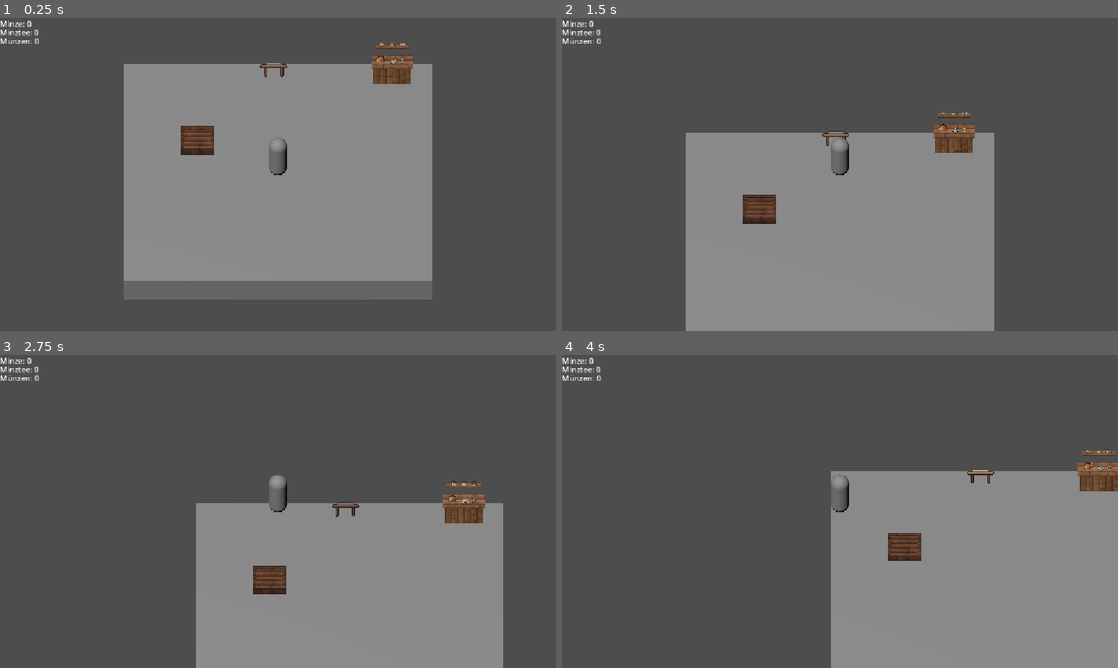
Above: before the commit, frames 1-4 (two rows, left to right).
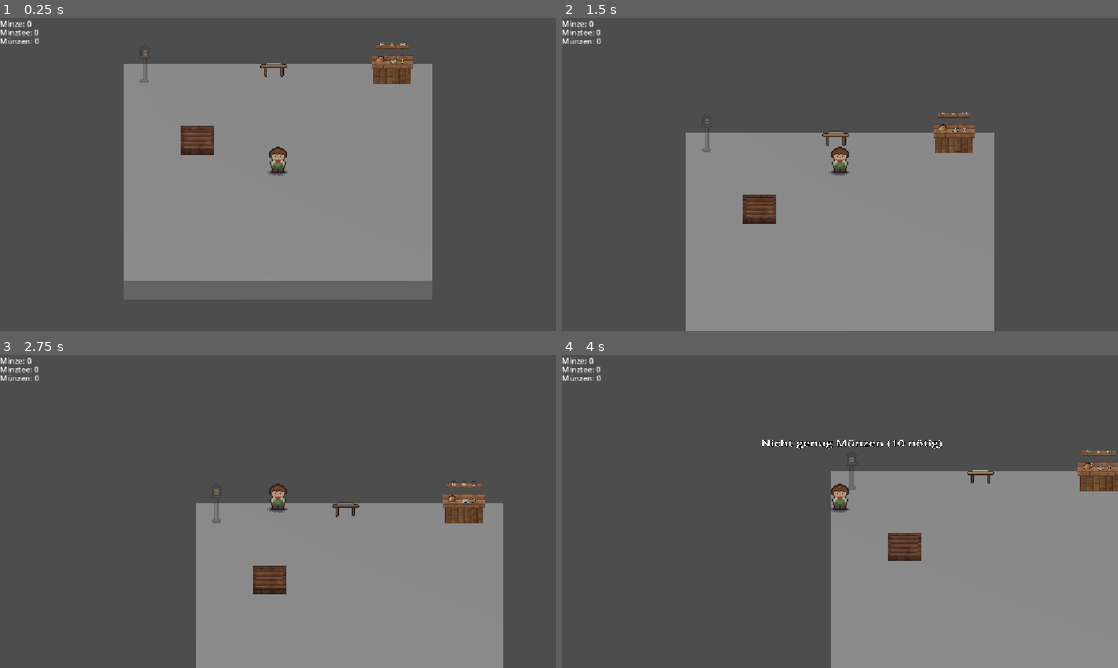
Above: after the commit, the same moments.

Repository: rjn21/teahut
Game: Godot game, scene res://world.tscn
Two runs of this game, one before a commit and one after it. Both use one fixed random seed, a clock stepped at 60 frames per second and the inputs below.
Inputs:
- Up to frame 1 (0.25 s): no input
- Up to frame 2 (1.5 s): tap Enter (ui_accept) at 0.5, 0.77 s; hold W (move_forward) from 0.53 s (still down); tap E (interact) at 0.6, 1.35 s
- Up to frame 3 (2.75 s): tap Enter (ui_accept) at 1.52 s; release W (move_forward) at 2.03 s; hold A (move_left) from 2.03 s (still down); tap 1 at 2.1 s; tap E (interact) at 2.3 s
- Up to frame 4 (4 s): tap 2 at 2.85 s; tap Enter (ui_accept) at 3.02, 3.77 s; tap E (interact) at 3.05, 3.8 s; release A (move_left) at 3.53 s; hold S (move_back) from 3.53 s (still down); tap 3 at 3.6 s

The runs differ from the first frame. In frame 1, 0.3% of the frame differs, in the area x 25-52%, y 10-51%; in frame 2, 0.4%; in frame 3, 0.4%; in frame 4, 0.8%, in the area x 36-69%, y 27-51%.

Commit message:
M4: Laterne kaufen

Diff:
--- a/assets/hd2d/scenes/lantern.tscn
+++ b/assets/hd2d/scenes/lantern.tscn
@@ -1,42 +1,40 @@
-[gd_scene format=3]
+[gd_scene format=3 uid="uid://betrp3j0pdhx8"]
 
-[ext_resource type="Script" path="res://assets/hd2d/scripts/night_glow.gd" id="1_r"]
-[ext_resource type="Texture2D" path="res://assets/hd2d/sprites/deco/lantern.png" id="2_r"]
-[ext_resource type="Texture2D" path="res://assets/hd2d/sprites/deco/lantern_glow.png" id="3_r"]
+[ext_resource type="Script" uid="uid://c5wxd1sm5yr1f" path="res://assets/hd2d/scripts/night_glow.gd" id="1_r"]
+[ext_resource type="Texture2D" uid="uid://ccv0mnktpsib4" path="res://assets/hd2d/sprites/deco/lantern.png" id="2_r"]
+[ext_resource type="Texture2D" uid="uid://dcmp5iest1cdg" path="res://assets/hd2d/sprites/deco/lantern_glow.png" id="3_r"]
 
-[node name="Lantern" type="Node3D" node_paths=PackedStringArray("light")]
+[node name="Lantern" type="Node3D" unique_id=1328352752 node_paths=PackedStringArray("light")]
 script = ExtResource("1_r")
 glow_sprites = Array[NodePath]([NodePath("Glow")])
 light = NodePath("Light")
 light_energy = 1.8
 
-[node name="Sprite" type="Sprite3D" parent="."]
-position = Vector3(0.0, 0.0, 0.0)
-offset = Vector2(0.0, 24.0)
+[node name="Sprite" type="Sprite3D" parent="." unique_id=585566665]
+offset = Vector2(0, 24)
 pixel_size = 0.045
 billboard = 2
 shaded = true
-double_sided = true
 alpha_cut = 1
 texture_filter = 0
 texture = ExtResource("2_r")
 
-[node name="Glow" type="Sprite3D" parent="."]
-position = Vector3(0.0, 0.0, 0.03)
-offset = Vector2(0.0, 24.0)
+[node name="Glow" type="Sprite3D" parent="." unique_id=1503214437]
+transform = Transform3D(1, 0, 0, 0, 1, 0, 0, 0, 1, 0, 0, 0.03)
+visible = false
+cast_shadow = 0
+offset = Vector2(0, 24)
+modulate = Color(1.6, 1.472, 1.28, 0)
 pixel_size = 0.045
 billboard = 2
-shaded = false
-double_sided = true
-alpha_cut = 0
 texture_filter = 0
 texture = ExtResource("3_r")
-cast_shadow = 0
 
-[node name="Light" type="OmniLight3D" parent="."]
-position = Vector3(0.0, 1.75, 0.35)
-light_color = Color(1.0, 0.7, 0.4, 1.0)
-light_energy = 1.8
+[node name="Light" type="OmniLight3D" parent="." unique_id=614936677]
+transform = Transform3D(1, 0, 0, 0, 1, 0, 0, 0, 1, 0, 1.75, 0.35)
+visible = false
+light_color = Color(1, 0.7, 0.4, 1)
+light_energy = 0.0
+shadow_enabled = true
 omni_range = 7.0
 omni_attenuation = 1.4
-shadow_enabled = true
--- a/assets/hd2d/scripts/night_glow.gd
+++ b/assets/hd2d/scripts/night_glow.gd
@@ -1,5 +1,6 @@
 @tool
 extends Node3D
+class_name NightGlow
 ## Lässt Leuchtobjekte (Laterne, Fenster) abends angehen.
 ## Wird von TimeOfDayLighting über die Gruppe "night_light" aufgerufen.
 ## Du kannst `lit` auch direkt setzen, z. B. wenn die Laterne gekauft wurde.
--- a/herb_plot.tscn
+++ b/herb_plot.tscn
@@ -25,8 +25,7 @@
 shape = SubResource("BoxShape3D_emwdv")
 
 [node name="InteractionLabel" type="Label3D" parent="." unique_id=790710017]
-transform = Transform3D(1, 0, 0, 0, 1, 0, 0, 0, 1, 0, 2.083938, 0)
-text = "E - Interagieren"
+transform = Transform3D(1, 0, 0, 0, 1, 0, 0, 0, 1, 0, 2.6, 0)
 font_size = 96
 outline_size = 2
 
--- /dev/null
+++ b/lantern_spot.gd
@@ -0,0 +1,62 @@
+extends Area3D
+
+@export var price: int = 10
+
+var player_in_range: bool = false
+var bought: bool = false
+
+@onready var interaction_label: Label3D = $InteractionLabel
+@onready var lantern: NightGlow = $Lantern
+@onready var lantern_sprite: Sprite3D = $Lantern/Sprite
+
+
+# Called when the node enters the scene tree for the first time.
+func _ready() -> void:
+	interaction_label.visible = false
+	show_as_preview(true)
+	body_entered.connect(_on_body_entered)
+	body_exited.connect(_on_body_exited)
+	update_interaction_label()
+
+func _on_body_entered(body: Node3D) -> void:
+	if body is CharacterBody3D:
+		player_in_range = true
+		update_interaction_label()
+		interaction_label.visible = true
+
+func _on_body_exited(body: Node3D) -> void:
+	if body is CharacterBody3D:
+		player_in_range = false
+		interaction_label.visible = false
+
+# Called every frame. 'delta' is the elapsed time since the previous frame.
+func _process(delta: float) -> void:
+	if player_in_range and Input.is_action_just_pressed("interact"):
+		buy_lantern()
+
+func buy_lantern() -> void:
+	if bought:
+		return
+	if not Inventory.try_spend_money(price):
+		interaction_label.text = "Nicht genug Münzen (%d nötig)" % price
+		return
+	bought = true
+	show_as_preview(false)
+	update_interaction_label()
+
+func update_interaction_label() -> void:
+	if bought:
+			interaction_label.text = "Laterne gekauft"
+	else:
+		interaction_label.text = "E - Laterne kaufen (%d Münzen)" % price
+
+func show_as_preview(preview: bool) -> void:
+	if preview:
+		lantern_sprite.modulate = Color(1, 1, 1, 0.35)
+		lantern_sprite.alpha_cut = SpriteBase3D.ALPHA_CUT_DISABLED
+		lantern_sprite.cast_shadow = GeometryInstance3D.SHADOW_CASTING_SETTING_OFF
+	else:
+		lantern_sprite.modulate = Color(1, 1, 1, 1)
+		lantern_sprite.alpha_cut = SpriteBase3D.ALPHA_CUT_DISCARD
+		lantern_sprite.cast_shadow = GeometryInstance3D.SHADOW_CASTING_SETTING_ON
+	lantern.lit = not preview
--- /dev/null
+++ b/lantern_spot.tscn
@@ -0,0 +1,21 @@
+[gd_scene format=3 uid="uid://booc3wwq4dgji"]
+
+[ext_resource type="Script" uid="uid://vcjy5bk34o6c" path="res://lantern_spot.gd" id="1_1fasy"]
+[ext_resource type="PackedScene" uid="uid://betrp3j0pdhx8" path="res://assets/hd2d/scenes/lantern.tscn" id="1_f4sy4"]
+
+[sub_resource type="BoxShape3D" id="BoxShape3D_emwdv"]
+size = Vector3(2, 1, 2)
+
+[node name="LanternSpot" type="Area3D" unique_id=587491313]
+script = ExtResource("1_1fasy")
+
+[node name="CollisionShape3D" type="CollisionShape3D" parent="." unique_id=2027556874]
+transform = Transform3D(1, 0, 0, 0, 1, 0, 0, 0, 1, 0, 0.5, 0)
+shape = SubResource("BoxShape3D_emwdv")
+
+[node name="InteractionLabel" type="Label3D" parent="." unique_id=1481744557]
+transform = Transform3D(1, 0, 0, 0, 1, 0, 0, 0, 1, 0, 2.6, 0)
+font_size = 96
+
+[node name="Lantern" parent="." unique_id=1061795100 instance=ExtResource("1_f4sy4")]
+always_on = true
--- a/order_counter.tscn
+++ b/order_counter.tscn
@@ -15,7 +15,6 @@
 
 [node name="InteractionLabel" type="Label3D" parent="." unique_id=1309031013]
 transform = Transform3D(1, 0, 0, 0, 1, 0, 0, 0, 1, 0, 1.5, 0)
-text = "E – Tee zubereiten"
 font_size = 96
 
 [node name="OrderTray" parent="." unique_id=2010443184 instance=ExtResource("2_h6v4j")]
--- a/player.tscn
+++ b/player.tscn
@@ -1,6 +1,7 @@
 [gd_scene format=3 uid="uid://diwew0hegnoph"]
 
 [ext_resource type="Script" uid="uid://64w5buob6pv2" path="res://player.gd" id="1_4flbx"]
+[ext_resource type="PackedScene" path="res://assets/hd2d/scenes/player_sprite.tscn" id="2_onrkg"]
 
 [sub_resource type="CapsuleMesh" id="CapsuleMesh_emwdv"]
 radius = 0.35
@@ -15,8 +16,11 @@
 
 [node name="MeshInstance3D" type="MeshInstance3D" parent="." unique_id=17529379]
 transform = Transform3D(1, 0, 0, 0, 1, 0, 0, 0, 1, 0, 0.9, 0)
+visible = false
 mesh = SubResource("CapsuleMesh_emwdv")
 
 [node name="CollisionShape3D" type="CollisionShape3D" parent="." unique_id=831952913]
 transform = Transform3D(1, 0, 0, 0, 1, 0, 0, 0, 1, 0, 0.9, 0)
 shape = SubResource("CapsuleShape3D_m56b8")
+
+[node name="PlayerSprite" parent="." unique_id=944193490 instance=ExtResource("2_onrkg")]
--- a/tea_station.tscn
+++ b/tea_station.tscn
@@ -14,8 +14,7 @@
 shape = SubResource("BoxShape3D_m56b8")
 
 [node name="InteractionLabel" type="Label3D" parent="." unique_id=1309031013]
-transform = Transform3D(1, 0, 0, 0, 1, 0, 0, 0, 1, 0, 1.5, 0)
-text = "E – Tee zubereiten"
+transform = Transform3D(1, 0, 0, 0, 1, 0, 0, 0, 1, 0, 2.6, 0)
 font_size = 96
 
 [node name="BrewTimer" type="Timer" parent="." unique_id=714338307]
--- a/world.tscn
+++ b/world.tscn
@@ -6,6 +6,7 @@
 [ext_resource type="Script" uid="uid://bsv0lyp5h2aye" path="res://hud.gd" id="4_aqk2v"]
 [ext_resource type="PackedScene" uid="uid://b6bu53qc6emod" path="res://tea_station.tscn" id="5_036b0"]
 [ext_resource type="PackedScene" uid="uid://b3h5ehrd1covj" path="res://order_counter.tscn" id="6_pkg7o"]
+[ext_resource type="PackedScene" uid="uid://booc3wwq4dgji" path="res://lantern_spot.tscn" id="7_pkg7o"]
 
 [sub_resource type="BoxMesh" id="BoxMesh_emwdv"]
 size = Vector3(12, 1, 12)
@@ -85,3 +86,6 @@
 
 [node name="OrderCounter" parent="." unique_id=1655903272 instance=ExtResource("6_pkg7o")]
 transform = Transform3D(1, 0, 0, 0, 1, 0, 0, 0, 1, -0.16785932, 4.7683716e-07, -5.274448)
+
+[node name="LanternSpot" parent="." unique_id=587491313 instance=ExtResource("7_pkg7o")]
+transform = Transform3D(1, 0, 0, 0, 1, 0, 0, 0, 1, -5.195948, 0, -4.930006)
Not shown, added: lantern_spot.gd.uid
